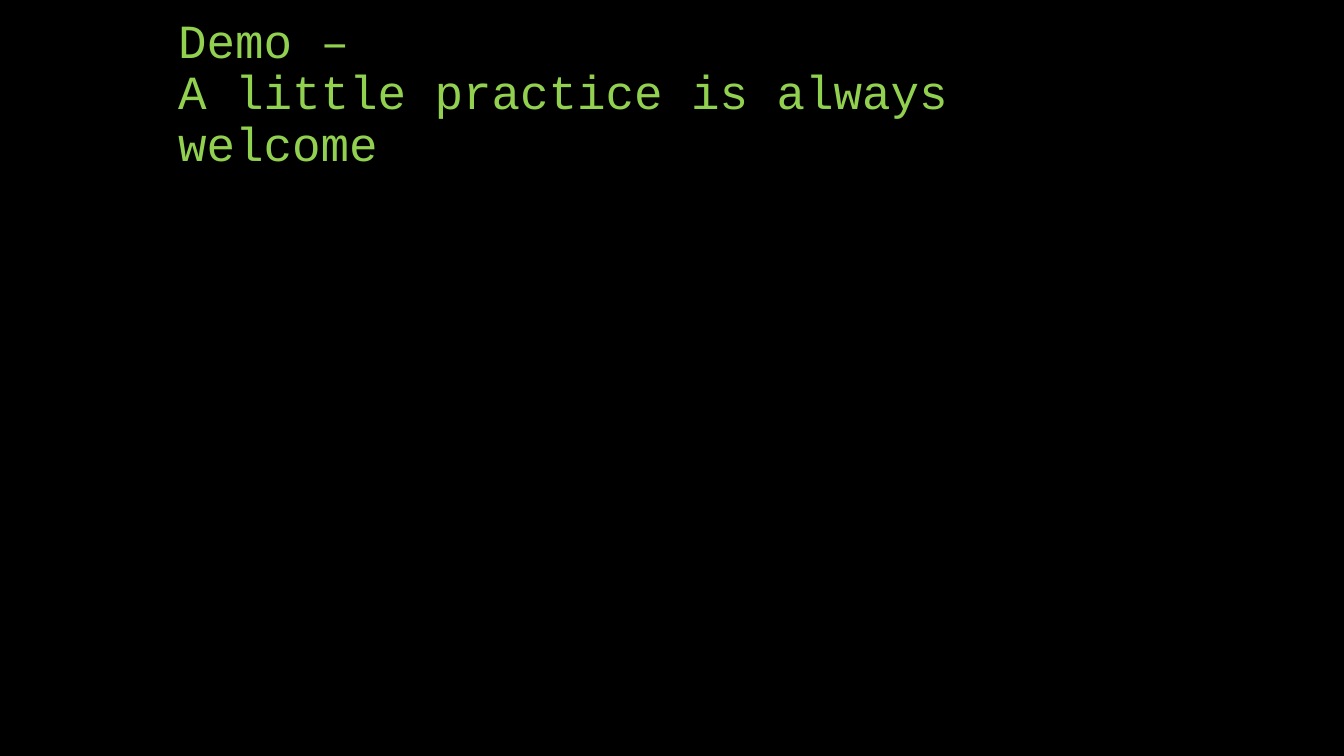
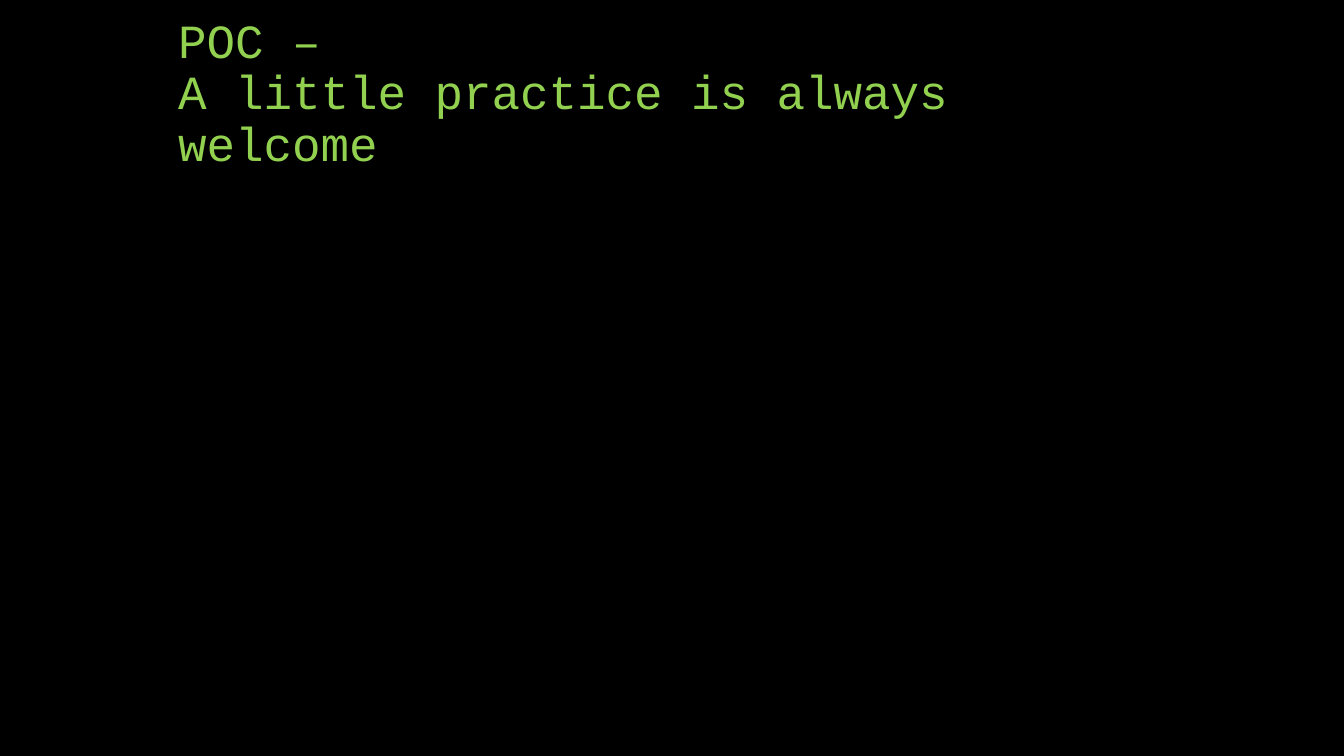
Before and after one commit to derrickrose/big-data-aws-demo, a slide deck: slide 13 of files/Big Data on AWS.pptx (slide 11 before the commit). Drawn at 1344x756 pixels with LibreOffice and Linux fonts; fonts in the diff are those of the drawing. Boxes give left, top, right and bottom in pixels: in the first picture for what was removed or moved away, otherwise in the second. Text is boxed around its words. In the diff, an @@ line names an element or a change of style, - is before the commit and + after.

```diff
--- a/files/Big Data on AWS.pptx
+++ b/files/Big Data on AWS.pptx
@@ title at (x1=178, y1=26, x2=948, y2=162): text changed @@
-Demo –
-A little practice is always welcome
+POC –
+A little practice is always welcome
```
Also in this commit, not shown: 4 other slides changed, 2 slides added.
